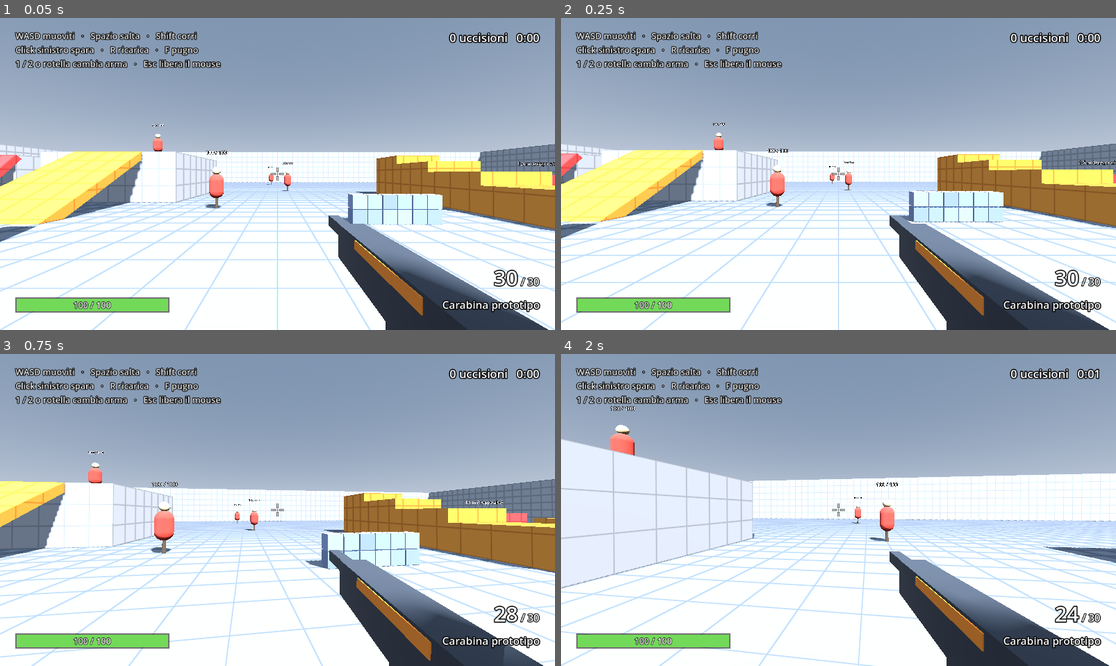
Above: before the commit, frames 1-4 (two rows, left to right).
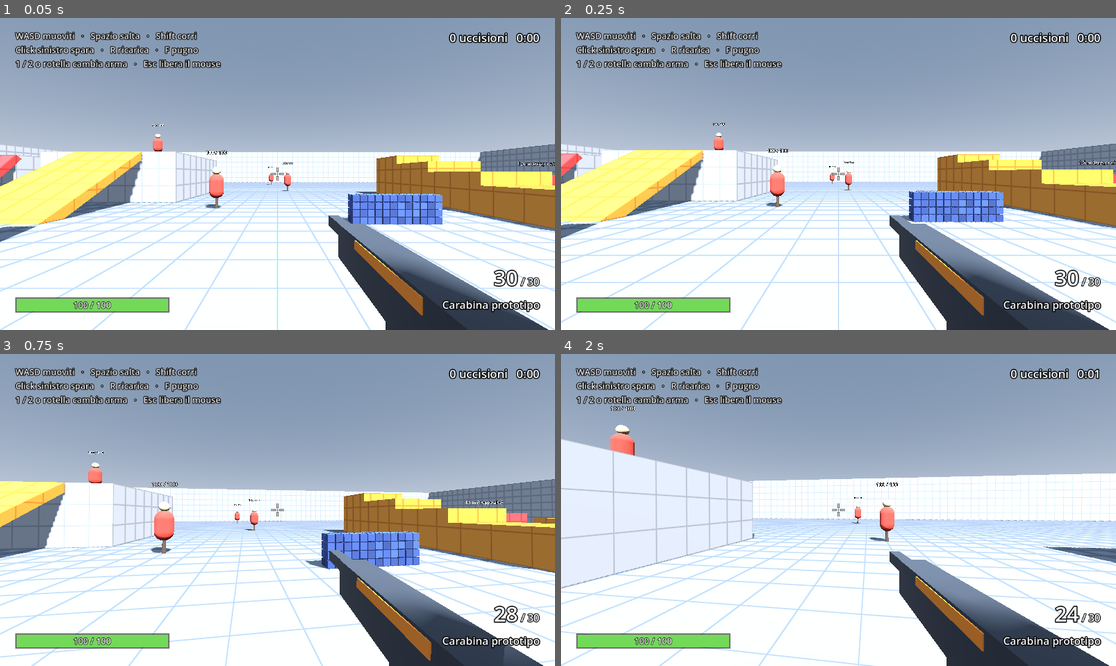
Above: after the commit, the same moments.

Repository: AntoSeguino2018/Project-Zombie
Game: Godot game, scene res://game/levels/test_level.tscn
The game is run twice, just before and just after one commit, with the same random seed, the same clock (stepped at 60 frames per second) and the same inputs.
Inputs (mouse positions are in pixels of both pictures, inside the frame that each line leads up to):
- Up to frame 1 (0.05 s): no input
- Up to frame 2 (0.25 s): no input
- Up to frame 3 (0.75 s): tap Enter at 0.5 s; move the mouse to (305, 510) at 0.52 s; press the mouse at (305, 510) at 0.53 s; hold W (move_forward) from 0.53 s (still down)
- Up to frame 4 (2 s): keep holding W (move_forward); tap Space (jump) at 0.77, 1.52 s; move the mouse to (810, 510) at 1.27 s; release the mouse at (810, 510) at 1.28 s; tap F (melee) at 1.35 s

The runs differ from the first frame. In frame 1, 1.7% of the frame differs, in the area x 2-80%, y 56-68%; in frame 2, 1.7%; in frame 3, 1.7%, in the area x 55-76%, y 56-69%; in frame 4, nothing differs.

Commit message:
Distruttibilità: blocchi da 0,25 m e macerie permanenti
- I detriti, una volta fermi, diventano macerie permanenti disegnate con
  MultiMesh (RubbleField), senza costo per la fisica
- Blocchi da 0,25 m; il pugno normale stacca un blocco, Mano pesante un
  pezzo di più blocchi
- Oltre 100 pezzi per crollo il resto si polverizza in una nuvola di polvere
- Prestazioni: collisioni divise in pezzi da 1 m, detriti creati a gruppi
  di 30 per tick, danno calcolato solo vicino all'impatto, materiali condivisi
- Colori dei blocchi convertiti in lineare: uguali a quelli dell'Inspector

Co-Authored-By: Claude Opus 5.5 <noreply@anthropic.com>

Diff:
--- a/game/enemies/brute_enemy.gd
+++ b/game/enemies/brute_enemy.gd
@@ -121,9 +121,9 @@
 			# Travolge gli altri zombie spingendoli di lato.
 			var away := _flat(other.global_position - global_position).normalized()
 			other.apply_knockback((away + _charge_direction) * 6.0 + Vector3.UP * 4.0, 0.0, self)
-		elif other is DestructibleBlocks:
+		elif DestructibleBlocks.from_collider(other):
 			# Un muro di blocchi non lo ferma: lo sfonda e continua a correre.
-			other.damage_sphere(collision.get_position(), 1.6, charge_structure_damage, charge_speed * 0.6)
+			DestructibleBlocks.from_collider(other).damage_sphere(collision.get_position(), 1.6, charge_structure_damage, charge_speed * 0.6)
 		elif collision.get_normal().y < 0.5 and collision.get_normal().dot(_charge_direction) < -0.5 \
 				and not other is FpsController:
 			# Dritto contro un muro: resta intontito.
--- a/game/enemies/enemy.gd
+++ b/game/enemies/enemy.gd
@@ -249,9 +249,10 @@
 		elif collision.get_normal().y < 0.5 and not other is FpsController \
 				and speed >= wall_hit_min_speed and not _hit_wall:
 			_hit_wall = true
-			if other is DestructibleBlocks and speed >= wall_break_speed:
+			var structure := DestructibleBlocks.from_collider(other)
+			if structure and speed >= wall_break_speed:
 				# Scaraventato abbastanza forte, sfonda il muro.
-				other.damage_sphere(collision.get_position(), 0.6, wall_break_damage, speed * 0.5)
+				structure.damage_sphere(collision.get_position(), 0.6, wall_break_damage, speed * 0.5)
 			if _impact_damage > 0.0:
 				_take_impact_damage(_impact_damage, _impact_source, collision.get_position())
 			# Rimbalza un po' all'indietro.
--- a/game/levels/destructible/destructible_blocks.gd
+++ b/game/levels/destructible/destructible_blocks.gd
@@ -1,25 +1,26 @@
 @tool
 class_name DestructibleBlocks
-extends StaticBody3D
+extends Node3D
 ## Struttura distruttibile fatta di blocchi: muri, colonne, coperture.
 ##
 ## Si piazza nell'editor e si dimensiona con size: i blocchi si generano da
 ## soli (e si vedono già nell'editor). Le granate, i pugni, il Bestione in
 ## carica e gli zombie scaraventati contro la struttura rompono i blocchi; i
-## blocchi rimasti senza appoggio crollano. I pezzi diventano detriti fisici
-## che poi svaniscono. I colpi delle armi da fuoco non la scalfiscono.
-## Il punto di origine è al centro della base.
+## blocchi rimasti senza appoggio crollano. I pezzi volano come detriti fisici
+## e, quando si fermano, restano a terra per sempre come macerie (RubbleField).
+## I colpi delle armi da fuoco non la scalfiscono.
+## Il punto di origine è al centro della base. Le collisioni sono divise in
+## pezzi da CHUNK blocchi per lato (corpi figli): quando salta un blocco si
+## ricostruisce solo il suo pezzo e non tutta la struttura.
 ## Predisposto per la rete: in multiplayer i danni li deciderà l'host e ai
 ## client basterà ricevere quali blocchi sono saltati.
 
 ## Mondo: la struttura protegge come un muro normale finché sta in piedi.
 const LAYER_WORLD := 1
-## Detriti: urtano solo il mondo e tra loro, non giocatori e zombie.
+## Detriti: urtano solo il mondo, non giocatori, zombie e altri detriti.
 const LAYER_DEBRIS := 8
-## Detriti presenti al massimo in tutto il livello, per non appesantire la fisica.
-const MAX_DEBRIS := 80
-
-static var _debris_alive := 0
+## Blocchi per lato di ogni pezzo di collisione.
+const CHUNK := 4
 
 ## Dimensioni della struttura, in metri.
 @export var size := Vector3(4.0, 3.0, 0.5):
@@ -27,7 +28,7 @@
 		size = value
 		_rebuild()
 ## Lato di ogni blocco, in metri.
-@export_range(0.25, 2.0, 0.05) var block_size := 0.5:
+@export_range(0.1, 2.0, 0.05) var block_size := 0.25:
 	set(value):
 		block_size = value
 		_rebuild()
@@ -55,23 +56,31 @@
 @export var anchored_top := false
 
 @export_group("Detriti")
-## Secondi prima che un detrito sparisca.
-@export var debris_lifetime := 3.0
+## Pezzi lanciati al massimo da un singolo crollo: oltre questo numero gli altri
+## si polverizzano in una nuvola di polvere, per non appesantire la fisica.
+@export var max_debris_per_break := 100
 
 var _counts := Vector3i.ONE
 var _alive := PackedByteArray()
 var _health := PackedFloat32Array()
 var _shapes: Array[CollisionShape3D] = []
+var _chunks: Array[StaticBody3D] = []
 var _multimesh := MultiMesh.new()
 var _material := StandardMaterial3D.new()
 var _visual := MultiMeshInstance3D.new()
 
 
 func _ready() -> void:
-	collision_layer = LAYER_WORLD
 	if not Engine.is_editor_hint():
 		add_to_group("destructibles")
 	_rebuild()
+
+
+## La struttura a cui appartiene il corpo colpito, o null se non è distruttibile.
+static func from_collider(collider: Object) -> DestructibleBlocks:
+	if collider is Node and collider.get_parent() is DestructibleBlocks:
+		return collider.get_parent()
+	return null
 
 
 ## Quanti blocchi sono ancora in piedi.
@@ -89,15 +98,21 @@
 func damage_sphere(center: Vector3, radius: float, amount: float, push_speed := 6.0) -> int:
 	var local_center := to_local(center)
 	var broken: Array[int] = []
-	for i in _alive.size():
-		if _alive[i] == 0:
-			continue
-		var distance := maxf(_block_center(i).distance_to(local_center) - block_size * 0.5, 0.0)
-		if distance > radius:
-			continue
-		_health[i] -= amount * (1.0 - distance / radius)
-		if _health[i] <= 0.0:
-			broken.append(i)
+	# Si controllano solo le celle nel cubo attorno al raggio, non tutta la struttura.
+	var low := _cell_at(local_center - Vector3.ONE * (radius + block_size))
+	var high := _cell_at(local_center + Vector3.ONE * (radius + block_size))
+	for z in range(low.z, high.z + 1):
+		for y in range(low.y, high.y + 1):
+			for x in range(low.x, high.x + 1):
+				var i := _index(Vector3i(x, y, z))
+				if _alive[i] == 0:
+					continue
+				var distance := maxf(_block_center(i).distance_to(local_center) - block_size * 0.5, 0.0)
+				if distance > radius:
+					continue
+				_health[i] -= amount * (1.0 - distance / radius)
+				if _health[i] <= 0.0:
+					broken.append(i)
 	_break(broken, center, push_speed)
 	return broken.size()
 
@@ -163,40 +178,65 @@
 	for i in total:
 		_multimesh.set_instance_transform(i, Transform3D(Basis.IDENTITY, _block_center(i)))
 		var tint := 1.0 + random.randf_range(-color_variation, color_variation)
-		_multimesh.set_instance_color(i, Color(color.r * tint, color.g * tint, color.b * tint))
+		# I colori delle istanze vengono letti come lineari: si convertono, così il
+		# muro ha lo stesso colore scelto nell'Inspector (e dei suoi detriti).
+		_multimesh.set_instance_color(i, Color(color.r * tint, color.g * tint, color.b * tint).srgb_to_linear())
 	_visual.multimesh = _multimesh
 	if _visual.get_parent() == null:
 		add_child(_visual)
 
-	for shape in _shapes:
-		shape.queue_free()
+	for chunk in _chunks:
+		chunk.queue_free()
+	_chunks.clear()
 	_shapes.clear()
 	# Nell'editor bastano i blocchi da vedere; le collisioni servono solo in gioco.
 	if Engine.is_editor_hint():
 		return
+	var chunk_counts := Vector3i(ceili(_counts.x / float(CHUNK)), ceili(_counts.y / float(CHUNK)),
+			ceili(_counts.z / float(CHUNK)))
+	for c in chunk_counts.x * chunk_counts.y * chunk_counts.z:
+		var chunk := StaticBody3D.new()
+		chunk.collision_layer = LAYER_WORLD
+		add_child(chunk)
+		_chunks.append(chunk)
 	var block_shape := BoxShape3D.new()
 	block_shape.size = Vector3.ONE * block_size
 	for i in total:
+		var cell := _cell(i) / CHUNK
 		var shape := CollisionShape3D.new()
 		shape.shape = block_shape
 		shape.position = _block_center(i)
-		add_child(shape)
+		_chunks[cell.x + cell.y * chunk_counts.x + cell.z * chunk_counts.x * chunk_counts.y].add_child(shape)
 		_shapes.append(shape)
 
 
 ## Toglie i blocchi indicati, fa crollare quelli rimasti senza appoggio e
-## trasforma tutto in detriti.
+## trasforma tutto in detriti (oltre il limite, in polvere).
 func _break(indices: Array[int], origin: Vector3, push_speed: float) -> void:
 	if indices.is_empty():
 		return
+	var budget := max_debris_per_break
+	var dust_at := Vector3.ZERO
+	var dust_count := 0
 	for i in indices:
 		_remove_block(i)
 		var center := to_global(_block_center(i))
 		var away := (center - origin).normalized() if center.distance_to(origin) > 0.01 else Vector3.UP
-		_spawn_debris(center, away * push_speed + Vector3.UP * randf_range(1.0, 3.0))
+		if budget > 0 and _spawn_debris(center, away * push_speed + Vector3.UP * randf_range(1.0, 3.0)):
+			budget -= 1
+		else:
+			dust_at += center
+			dust_count += 1
 	for i in _unsupported_blocks():
 		_remove_block(i)
-		_spawn_debris(to_global(_block_center(i)), Vector3.ZERO)
+		var center := to_global(_block_center(i))
+		if budget > 0 and _spawn_debris(center, Vector3.ZERO):
+			budget -= 1
+		else:
+			dust_at += center
+			dust_count += 1
+	if dust_count > 0:
+		_spawn_dust(dust_at / dust_count, dust_count)
 	CombatEvents.bus.terrain_changed.emit(self)
 
 
@@ -237,39 +277,38 @@
 	return loose
 
 
-func _spawn_debris(at: Vector3, velocity: Vector3) -> void:
-	if _debris_alive >= MAX_DEBRIS or not is_inside_tree():
-		return
-	_debris_alive += 1
-	var debris := RigidBody3D.new()
-	debris.collision_layer = LAYER_DEBRIS
-	debris.collision_mask = LAYER_WORLD | LAYER_DEBRIS
-	debris.mass = 2.0
-	var shape := CollisionShape3D.new()
-	shape.shape = BoxShape3D.new()
-	shape.shape.size = Vector3.ONE * block_size * 0.85
-	debris.add_child(shape)
-	var mesh := MeshInstance3D.new()
-	var box := BoxMesh.new()
-	box.size = shape.shape.size
-	var debris_material := StandardMaterial3D.new()
-	debris_material.albedo_color = color
-	box.material = debris_material
-	mesh.mesh = box
-	debris.add_child(mesh)
-	get_tree().current_scene.add_child(debris)
-	debris.global_transform = Transform3D(global_basis, at)
-	debris.linear_velocity = velocity
-	debris.angular_velocity = Vector3(randf_range(-6.0, 6.0), randf_range(-6.0, 6.0), randf_range(-6.0, 6.0))
-	debris.tree_exited.connect(DestructibleBlocks._release_debris)
-	var tween := debris.create_tween()
-	tween.tween_interval(debris_lifetime * randf_range(0.8, 1.2))
-	tween.tween_property(mesh, "scale", Vector3.ONE * 0.01, 0.4)
-	tween.tween_callback(debris.queue_free)
-
-
-static func _release_debris() -> void:
-	_debris_alive -= 1
+func _spawn_debris(at: Vector3, velocity: Vector3) -> bool:
+	if not is_inside_tree():
+		return false
+	var piece_color := color * (1.0 + randf_range(-color_variation, color_variation))
+	piece_color.a = 1.0
+	return RubbleField.of(self).spawn(Transform3D(global_basis, at), block_size * 0.9, piece_color, velocity)
+
+
+## Nuvola di polvere per i blocchi che non diventano detriti.
+func _spawn_dust(at: Vector3, amount: int) -> void:
+	var dust := CPUParticles3D.new()
+	var mesh := BoxMesh.new()
+	mesh.size = Vector3.ONE * block_size * 0.5
+	var material := StandardMaterial3D.new()
+	material.albedo_color = color.lightened(0.3)
+	material.shading_mode = BaseMaterial3D.SHADING_MODE_UNSHADED
+	mesh.material = material
+	dust.mesh = mesh
+	dust.amount = clampi(amount, 8, 48)
+	dust.lifetime = 0.9
+	dust.one_shot = true
+	dust.explosiveness = 0.9
+	dust.direction = Vector3.UP
+	dust.spread = 180.0
+	dust.initial_velocity_min = 1.0
+	dust.initial_velocity_max = 4.0
+	dust.gravity = Vector3(0.0, -3.0, 0.0)
+	dust.scale_amount_min = 0.4
+	get_tree().current_scene.add_child(dust)
+	dust.global_position = at
+	dust.emitting = true
+	dust.finished.connect(dust.queue_free)
 
 
 func _block_center(i: int) -> Vector3:
@@ -285,5 +324,13 @@
 	return Vector3i(i % _counts.x, (i / _counts.x) % _counts.y, i / (_counts.x * _counts.y))
 
 
+## La cella che contiene il punto locale, limitata ai bordi della struttura.
+func _cell_at(local_point: Vector3) -> Vector3i:
+	return Vector3i(
+			clampi(floori(local_point.x / block_size + _counts.x * 0.5), 0, _counts.x - 1),
+			clampi(floori(local_point.y / block_size), 0, _counts.y - 1),
+			clampi(floori(local_point.z / block_size + _counts.z * 0.5), 0, _counts.z - 1))
+
+
 func _index(cell: Vector3i) -> int:
 	return cell.x + cell.y * _counts.x + cell.z * _counts.x * _counts.y
--- /dev/null
+++ b/game/levels/destructible/rubble_field.gd
@@ -0,0 +1,151 @@
+class_name RubbleField
+extends Node3D
+## Macerie del livello. I pezzi delle strutture distrutte volano come corpi
+## fisici; quando si fermano diventano macerie permanenti, disegnate tutte
+## insieme (MultiMesh) e senza più costo per la fisica. Così restano a terra
+## per sempre senza appesantire il gioco.
+## Ce n'è una per livello, creata alla prima distruzione: RubbleField.of(nodo).
+## Le macerie ferme sono solo visive: giocatori e zombie ci passano attraverso,
+## come già succede con i pezzi in volo.
+
+## Pezzi in volo al massimo nello stesso momento (contando quelli in coda).
+const MAX_FLYING := 160
+## Pezzi creati al massimo per tick: un grosso crollo si distribuisce su qualche
+## tick invece di bloccare un singolo frame.
+const SPAWN_PER_TICK := 30
+## Macerie ferme per ogni MultiMesh; quando è piena se ne crea un'altra.
+const BATCH_SIZE := 2048
+## Un pezzo si considera fermo sotto questa velocità, in m/s...
+const REST_SPEED := 0.15
+## ...e comunque diventa maceria dopo questi secondi di volo.
+const MAX_FLIGHT_TIME := 6.0
+## Sotto questa quota il pezzo è caduto fuori dal livello: non diventa maceria.
+const LOST_HEIGHT := -50.0
+
+## Pezzi in volo: [corpo, colore, lato, secondi di volo].
+var _flying: Array = []
+## Pezzi in attesa di essere creati: [trasformazione, lato, colore, velocità].
+var _pending: Array = []
+## Lato del pezzo -> MultiMeshInstance3D delle macerie ferme di quel lato.
+var _batches := {}
+## Colore -> materiale dei pezzi in volo (pochi colori, materiali condivisi).
+var _materials := {}
+
+
+## Il campo macerie del livello in cui si trova node (lo crea se non c'è).
+static func of(node: Node) -> RubbleField:
+	var scene := node.get_tree().current_scene
+	var field: RubbleField = scene.get_node_or_null("RubbleField")
+	if field == null:
+		field = RubbleField.new()
+		field.name = "RubbleField"
+		scene.add_child(field)
+	return field
+
+
+func can_spawn() -> bool:
+	return _flying.size() + _pending.size() < MAX_FLYING
+
+
+## Pezzi in volo, compresi quelli in coda.
+func flying_count() -> int:
+	return _flying.size() + _pending.size()
+
+
+func rubble_count() -> int:
+	var total := 0
+	for batches in _batches.values():
+		for batch: MultiMeshInstance3D in batches:
+			total += batch.multimesh.visible_instance_count
+	return total
+
+
+## Lancia un pezzo cubico di lato size dalla posizione e rotazione indicate
+## (entro pochi tick). Restituisce falso se ci sono già troppi pezzi in volo.
+func spawn(start: Transform3D, size: float, color: Color, velocity: Vector3) -> bool:
+	if not can_spawn():
+		return false
+	_pending.append([start, size, color, velocity])
+	return true
+
+
+func _create_piece(start: Transform3D, size: float, color: Color, velocity: Vector3) -> void:
+	var body := RigidBody3D.new()
+	body.collision_layer = DestructibleBlocks.LAYER_DEBRIS
+	body.collision_mask = DestructibleBlocks.LAYER_WORLD
+	body.mass = 1.0
+	var shape := CollisionShape3D.new()
+	shape.shape = BoxShape3D.new()
+	shape.shape.size = Vector3.ONE * size
+	body.add_child(shape)
+	var mesh := MeshInstance3D.new()
+	var box := BoxMesh.new()
+	box.size = Vector3.ONE * size
+	box.material = _material_for(color)
+	mesh.mesh = box
+	body.add_child(mesh)
+	add_child(body)
+	body.global_transform = start
+	body.linear_velocity = velocity
+	body.angular_velocity = Vector3(randf_range(-6.0, 6.0), randf_range(-6.0, 6.0), randf_range(-6.0, 6.0))
+	_flying.append([body, color, size, 0.0])
+
+
+func _physics_process(delta: float) -> void:
+	for n in mini(SPAWN_PER_TICK, _pending.size()):
+		var piece: Array = _pending.pop_front()
+		_create_piece(piece[0], piece[1], piece[2], piece[3])
+	for i in range(_flying.size() - 1, -1, -1):
+		var item: Array = _flying[i]
+		var body: RigidBody3D = item[0]
+		item[3] += delta
+		var resting: bool = item[3] > 0.5 and (body.sleeping or (body.linear_velocity.length() < REST_SPEED
+				and body.angular_velocity.length() < REST_SPEED * 4.0))
+		if resting or item[3] > MAX_FLIGHT_TIME or body.global_position.y < LOST_HEIGHT:
+			if body.global_position.y >= LOST_HEIGHT:
+				_add_rubble(body.global_transform, item[2], item[1])
+			body.queue_free()
+			_flying.remove_at(i)
+
+
+func _add_rubble(where: Transform3D, size: float, color: Color) -> void:
+	var multimesh := _batch_for(size).multimesh
+	var i := multimesh.visible_instance_count
+	multimesh.set_instance_transform(i, where)
+	# I colori delle istanze vengono letti come lineari: stessa tinta dei pezzi in volo.
+	multimesh.set_instance_color(i, color.srgb_to_linear())
+	multimesh.visible_instance_count = i + 1
+
+
+func _batch_for(size: float) -> MultiMeshInstance3D:
+	var batches: Array = _batches.get(size, [])
+	if batches.is_empty() or batches[-1].multimesh.visible_instance_count >= BATCH_SIZE:
+		var box := BoxMesh.new()
+		box.size = Vector3.ONE * size
+		var material := StandardMaterial3D.new()
+		material.vertex_color_use_as_albedo = true
+		box.material = material
+		var multimesh := MultiMesh.new()
+		multimesh.transform_format = MultiMesh.TRANSFORM_3D
+		multimesh.use_colors = true
+		multimesh.mesh = box
+		multimesh.instance_count = BATCH_SIZE
+		multimesh.visible_instance_count = 0
+		var batch := MultiMeshInstance3D.new()
+		batch.multimesh = multimesh
+		# Le macerie possono finire ovunque nel livello: niente scarto per visibilità.
+		batch.custom_aabb = AABB(Vector3(-1000.0, -100.0, -1000.0), Vector3(2000.0, 400.0, 2000.0))
+		add_child(batch)
+		batches.append(batch)
+		_batches[size] = batches
+	return batches[-1]
+
+
+func _material_for(color: Color) -> StandardMaterial3D:
+	# Sfumature arrotondate: pochi materiali condivisi invece di uno per pezzo.
+	var key := Color(snappedf(color.r, 0.05), snappedf(color.g, 0.05), snappedf(color.b, 0.05))
+	if not _materials.has(key):
+		var material := StandardMaterial3D.new()
+		material.albedo_color = key
+		_materials[key] = material
+	return _materials[key]
--- a/game/levels/test_level.tscn
+++ b/game/levels/test_level.tscn
@@ -191,24 +191,24 @@
 
 [node name="Destructibles" type="Node3D" parent="." groups=["navigation_source"]]
 
-[node name="WallBehindSpawn" type="StaticBody3D" parent="Destructibles"]
+[node name="WallBehindSpawn" type="Node3D" parent="Destructibles"]
 transform = Transform3D(1, 0, 0, 0, 1, 0, 0, 0, 1, 0, 0, 7)
 script = ExtResource("12_destructible")
 size = Vector3(6, 3, 0.5)
 
-[node name="CoverEast" type="StaticBody3D" parent="Destructibles"]
+[node name="CoverEast" type="Node3D" parent="Destructibles"]
 transform = Transform3D(1, 0, 0, 0, 1, 0, 0, 0, 1, 4, 0, -7)
 script = ExtResource("12_destructible")
 size = Vector3(3, 1, 0.5)
 color = Color(0.55, 0.62, 0.78, 1)
 
-[node name="ColumnWest" type="StaticBody3D" parent="Destructibles"]
+[node name="ColumnWest" type="Node3D" parent="Destructibles"]
 transform = Transform3D(1, 0, 0, 0, 1, 0, 0, 0, 1, -7, 0, -4)
 script = ExtResource("12_destructible")
 size = Vector3(1, 3, 1)
 color = Color(0.85, 0.75, 0.45, 1)
 
-[node name="WallWestYard" type="StaticBody3D" parent="Destructibles"]
+[node name="WallWestYard" type="Node3D" parent="Destructibles"]
 transform = Transform3D(0, 0, 1, 0, 1, 0, -1, 0, 0, -16, 0, 4)
 script = ExtResource("12_destructible")
 size = Vector3(8, 3, 0.5)
--- a/game/player/melee_attack.gd
+++ b/game/player/melee_attack.gd
@@ -24,8 +24,8 @@
 ## Spinta del pugno normale, in m/s (in avanti e verso l'alto).
 @export var push_speed := 5.0
 @export var push_up := 2.5
-## Danno del pugno normale ai blocchi distruttibili.
-@export var structure_damage := 20.0
+## Danno del pugno normale ai blocchi distruttibili: ne stacca uno a colpo.
+@export var structure_damage := 45.0
 @export var damage_number_scene: PackedScene
 
 @export_group("Mano pesante")
@@ -38,8 +38,10 @@
 @export var heavy_launch_up := 5.0
 ## Danno che lo zombie lanciato fa agli altri zombie e a sé stesso contro un muro.
 @export var heavy_impact_damage := 20.0
-## Danno ai blocchi distruttibili: basta a staccarne uno con un pugno.
-@export var heavy_structure_damage := 45.0
+## Danno ai blocchi distruttibili nel raggio del colpo: stacca un pezzo grosso
+## come un pugno (più blocchi insieme).
+@export var heavy_structure_damage := 100.0
+@export var heavy_structure_radius := 0.35
 
 const LAYER_WORLD := 1
 
@@ -76,14 +78,15 @@
 func _hit_structure(origin: Vector3, forward: Vector3) -> void:
 	var query := PhysicsRayQueryParameters3D.create(origin, origin + forward.normalized() * reach, LAYER_WORLD)
 	var result := get_world_3d().direct_space_state.intersect_ray(query)
-	if result.is_empty() or not result.collider is DestructibleBlocks:
+	var structure := DestructibleBlocks.from_collider(result.collider) if result else null
+	if structure == null:
 		return
 	# Il punto appena dentro la superficie colpita: lì c'è il blocco giusto.
 	var inside: Vector3 = result.position - result.normal * 0.1
 	if heavy_hand:
-		result.collider.damage_point(inside, heavy_structure_damage, forward.normalized() * 8.0)
+		structure.damage_sphere(inside, heavy_structure_radius, heavy_structure_damage, 8.0)
 	else:
-		result.collider.damage_point(inside, structure_damage, forward.normalized() * 3.0)
+		structure.damage_point(inside, structure_damage, forward.normalized() * 3.0)
 
 
 func _targets(origin: Vector3, forward: Vector3) -> Array[Enemy]:
Not shown, added: game/levels/destructible/rubble_field.gd.uid
Not shown, changed: DESIGN.md
Not shown, changed: ROADMAP.md
